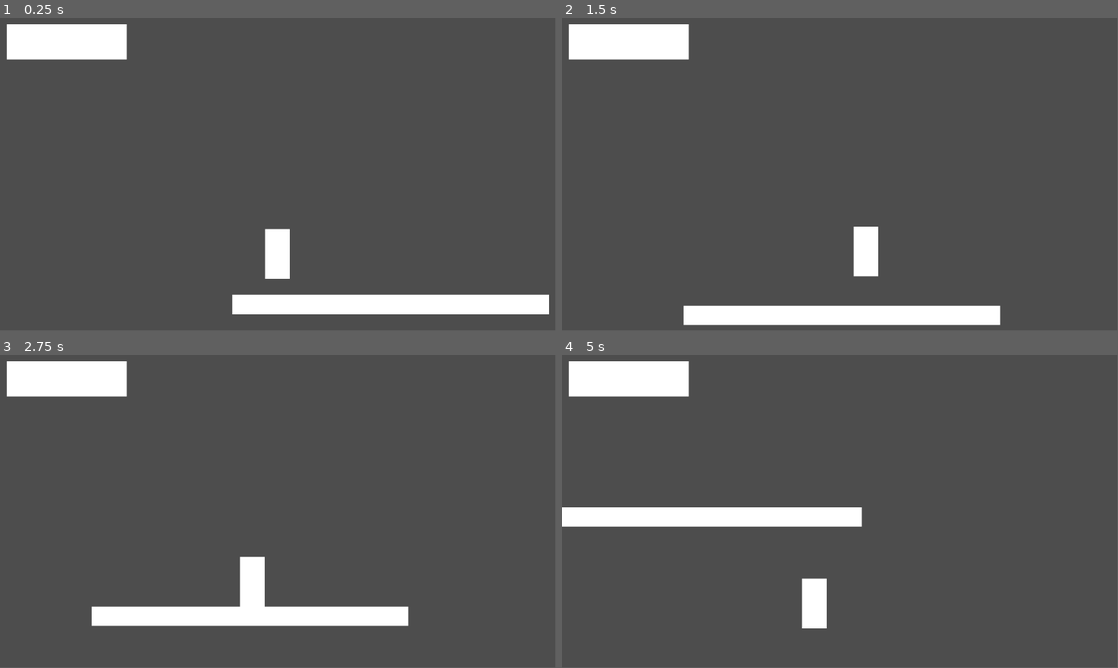
Above: before the commit, frames 1-4 (two rows, left to right).
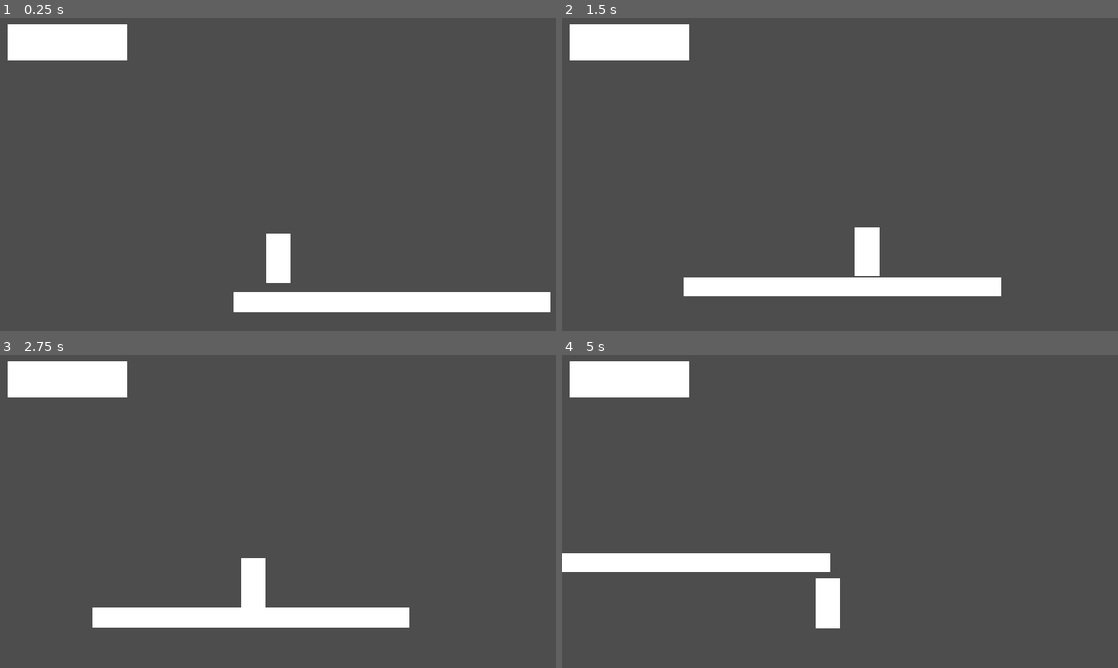
Above: after the commit, the same moments.

Repository: LightningBBB/Ballistic-Bouncer
Game: Godot game, scene res://scenes/level_tut.tscn
Same seed, same stepped clock (60 frames per second), same inputs: the game is played once before the commit and once after it.
Inputs:
- Up to frame 1 (0.25 s): no input
- Up to frame 2 (1.5 s): hold D (move_right) from 0.53 s (still down); tap Space (jump) at 0.77 s
- Up to frame 3 (2.75 s): tap Space (jump) at 1.52 s; release D (move_right) at 2.03 s; hold A (move_left) from 2.03 s (still down)
- Up to frame 4 (5 s): release A (move_left) at 2.78 s; hold D (move_right) 2.78-4.28 s; tap Space (jump) at 3.02, 3.77, 4.52 s; hold A (move_left) from 4.28 s (still down)
In our replay, the window is 799x449 before the commit and 800x450 after it. These sizes can differ from the game's own. Grey fills any space a smaller window leaves; there, only what the larger window draws over its background counts as a difference.

The runs differ from the first frame. In frame 1, 1.2% of the frame differs, in the area x 1-99%, y 2-95%; in frame 2, 7.3%, in the area x 1-79%, y 2-99%; in frame 3, 0.9%; in frame 4, 7.2%.

Commit message:
added bullets and stuff

Diff:
--- a/project.godot
+++ b/project.godot
@@ -14,6 +14,11 @@
 run/main_scene="uid://yj41jwivm7qu"
 config/features=PackedStringArray("4.4", "Forward Plus")
 config/icon="res://icon.svg"
+
+[display]
+
+window/size/mode=3
+window/stretch/mode="canvas_items"
 
 [input]
 
@@ -39,24 +44,8 @@
 , Object(InputEventJoypadButton,"resource_local_to_scene":false,"resource_name":"","device":-1,"button_index":1,"pressure":0.0,"pressed":true,"script":null)
 ]
 }
-ability_1={
-"deadzone": 0.2,
-"events": []
-}
-ability_2={
-"deadzone": 0.2,
-"events": []
-}
-ability_3={
-"deadzone": 0.2,
-"events": []
-}
-sword={
+shoot={
 "deadzone": 0.2,
 "events": [Object(InputEventJoypadMotion,"resource_local_to_scene":false,"resource_name":"","device":-1,"axis":5,"axis_value":1.0,"script":null)
 ]
 }
-test={
-"deadzone": 0.2,
-"events": []
-}
--- a/scenes/player.tscn
+++ b/scenes/player.tscn
@@ -1,6 +1,7 @@
-[gd_scene load_steps=3 format=3 uid="uid://df2ot1eu8ynu8"]
+[gd_scene load_steps=4 format=3 uid="uid://df2ot1eu8ynu8"]
 
 [ext_resource type="Script" uid="uid://b1oah53nfpye5" path="res://scripts/player.gd" id="1_3vyb7"]
+[ext_resource type="PackedScene" uid="uid://b7b47n0jy31yy" path="res://scenes/bullet.tscn" id="2_g2els"]
 
 [sub_resource type="CapsuleShape2D" id="CapsuleShape2D_u8vuu"]
 radius = 51.0
@@ -8,6 +9,7 @@
 
 [node name="Player" type="CharacterBody2D"]
 script = ExtResource("1_3vyb7")
+bulletscene = ExtResource("2_g2els")
 
 [node name="Aim_Indicator" type="ColorRect" parent="."]
 offset_left = -9.0
--- a/scripts/bullet.gd
+++ b/scripts/bullet.gd
@@ -1,3 +1,8 @@
 extends Area2D
 
-const speed: float = 300
+const SPEED: float = 20.0
+var player: Node
+
+
+func _process(delta: float) -> void:
+	move_local_x(SPEED)
--- a/scripts/player.gd
+++ b/scripts/player.gd
@@ -1,15 +1,16 @@
 extends CharacterBody2D
 
 @export var speed = 600
-@export var gravity = 30
+@export var gravity = 50
 @export var jump_force = 800
+@export var bulletscene: PackedScene
 
 func _physics_process(delta):
-	# Existing movement code
+	# Existing movement codet'
 	var horizontal_direction = Input.get_axis("move_left", "move_right")
 	velocity.x = speed * horizontal_direction
 
-	if !is_on_floor():
+	if  not is_on_floor():
 		velocity.y += gravity
 		if velocity.y > 500:
 			velocity.y = 500
@@ -26,6 +27,14 @@
 		Input.get_joy_axis(0, JOY_AXIS_RIGHT_Y)  # Y-axis NOT inverted
 	)
 
+	if Input.is_action_just_pressed("shoot"):
+		var bullet = bulletscene.instantiate()
+		bullet.rotation = $Aim_Indicator.rotation
+		bullet.position = global_position
+		bullet.player = self
+
+		add_sibling(bullet)
+
 	if stick_input.length() > 0.1:
 		$Aim_Indicator.visible = true
 		$Aim_Indicator.rotation = stick_input.angle()
